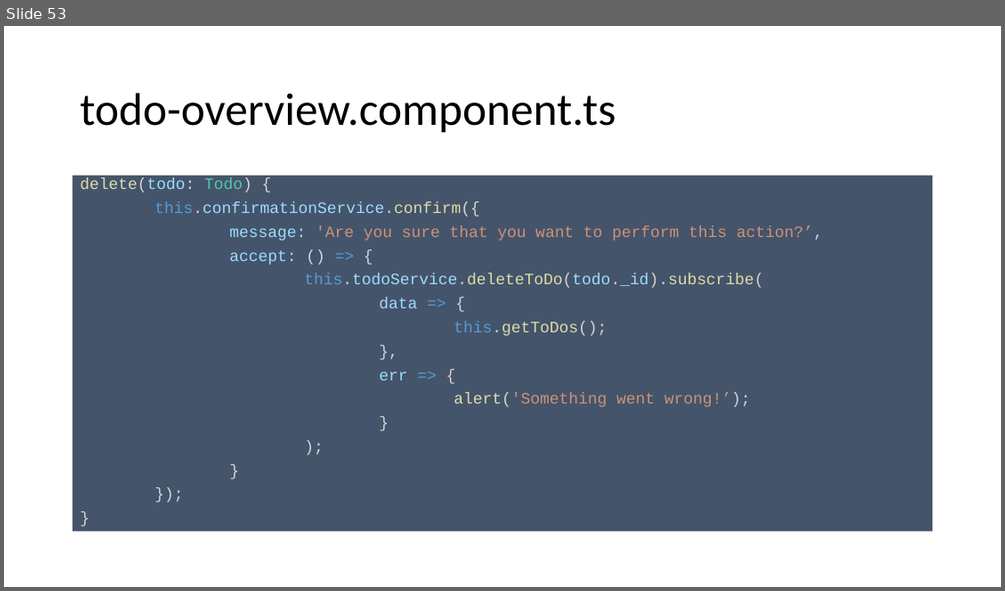
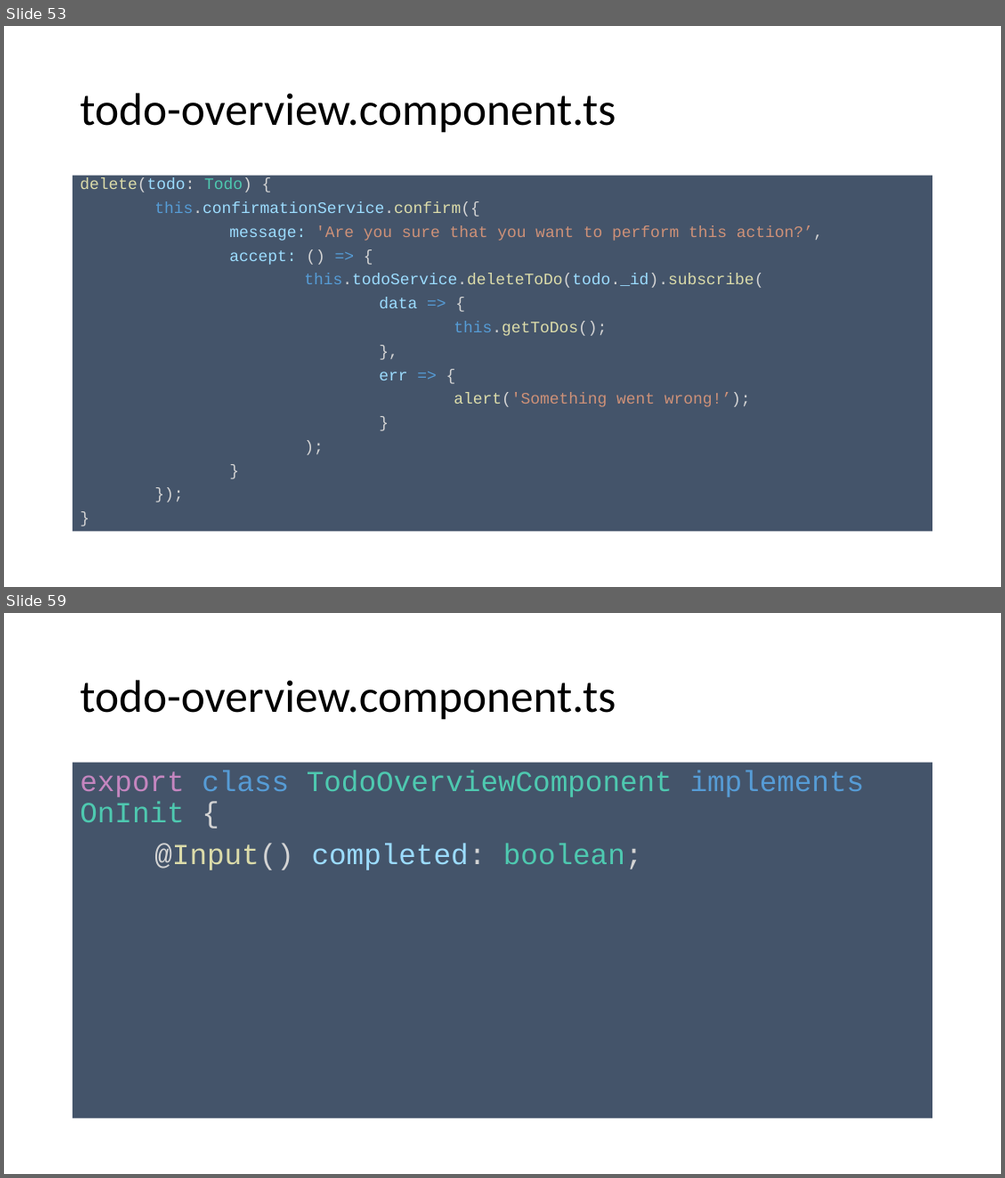
Before and after one commit to spirit-coding/todo-app-aj33349, a slide deck: Angular2.pptx. Shown one above the other, each under a label of ours: slide 53 before the commit, slides 53 and 59 after it; the slides between them are not shown. The pictures are 1005x591 and 1005x1178 pixels, drawn with LibreOffice and Linux fonts; fonts in the diff are those of the drawing. Boxes give left, top, right and bottom in pixels: in the first picture for what was removed or moved away, otherwise in the second. Text is boxed around its words. In the diff, an @@ line names an element or a change of style, - is before the commit and + after.

```diff
--- a/Angular2.pptx
+++ b/Angular2.pptx
@@ slide 59 added at (4, 613, 1001, 1174), background #FFFFFF @@
@@ title added at (80, 680, 615, 720), 44 pt, text #000000 @@
+todo-overview.component.ts
@@ text added at (73, 763, 933, 1119), fill #44546A, 28 pt, text #4EC9B0 @@
+export class TodoOverviewComponent implements OnInit {
+@Input() completed: boolean;
```
Also in this commit, not shown: 1 slide changed, 11 other slides added, 8 other files.
